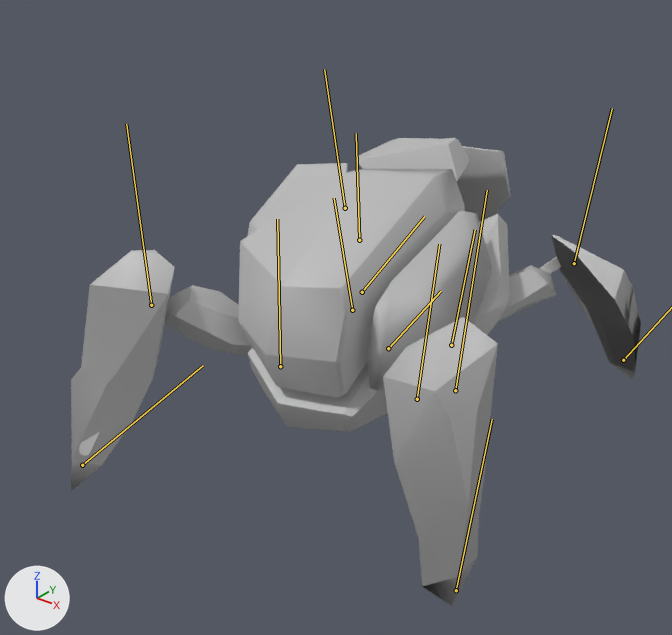
A saved change to the FBX model MayaGame/Assets/model/zako/zako.fbx.
Camera for both pictures: a 50 mm lens placed at (0.0559, -0.0827, 0.063), pointed at (-0.0036, -0.0083, 0.0169). The lights are fixed; the arrows at lower left show +X, +Y and +Z. Both versions are drawn at frame 195 of the action 'Take 001'; the numbers are the values there. The bones that bend it are drawn over the model as lines.

In view in the first picture: 'polySurface7', 'zako2:armor1', 'zako2:armor2', 'zako2:armor3', 'zako2:armor4', 'zako2:armor5', 'zako2:armor6', 'zako2:armor7', 'zako2:foot1', 'zako2:foot2', 'zako2:foot3', 'zako2:leg1', 'zako2:leg3'.
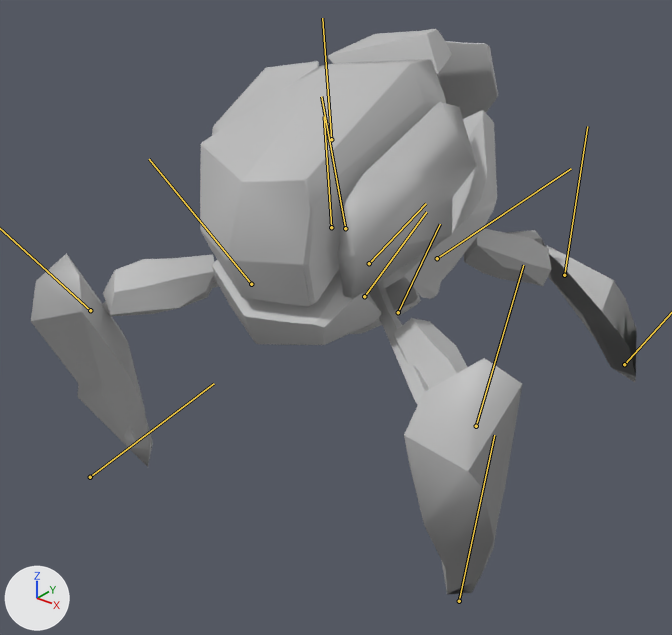
Where the change shows, as pixel boxes (x1, y1, x2, y2) in the pictures (672 x 635 px):
'zako2:armor1', posed (9% wider, 8% taller)
    before: (239, 169, 465, 398)
    after: (200, 59, 446, 307)
'zako2:foot2', posed (18% shorter)
    before: (383, 317, 498, 606)
    after: (404, 358, 522, 595)
'zako2:armor2', posed (10% wider, 9% taller)
    before: (367, 211, 492, 390)
    after: (338, 102, 476, 298)
'zako2:foot1', posed (17% wider, 11% shorter)
    before: (71, 250, 175, 491)
    after: (31, 253, 153, 467)
'zako2:armor4', posed
    before: (248, 348, 388, 432)
    after: (212, 260, 381, 345)
'zako2:leg1', posed
    before: (165, 285, 253, 356)
    after: (103, 254, 216, 316)
'zako2:armor7', posed
    before: (473, 214, 510, 335)
    after: (400, 110, 497, 299)
'zako2:foot3', posed (6% shorter)
    before: (551, 235, 641, 380)
    after: (546, 246, 637, 382)
'zako2:armor6', posed
    before: (457, 146, 511, 222)
    after: (437, 41, 498, 119)
'zako2:armor5', posed (9% wider)
    before: (356, 138, 470, 181)
    after: (328, 29, 452, 74)
'zako2:leg3', posed
    before: (498, 265, 557, 321)
    after: (464, 228, 552, 286)
'zako2:armor3', posed (7% wider)
    before: (248, 163, 348, 236)
    after: (212, 61, 319, 136)
'polySurface7', posed (6% taller)
    before: (79, 256, 597, 456)
    after: (101, 230, 597, 443)
bone 'root', root to tip
    before: (388, 348) to (441, 291)
    after: (369, 263) to (426, 203)
bone 'legLF1', root to tip
    before: (417, 399) to (439, 244)
    after: (398, 312) to (440, 224)
bone 'legLF2', root to tip
    before: (455, 390) to (487, 190)
    after: (476, 426) to (523, 265)
bone 'legRF1', root to tip
    before: (280, 366) to (277, 219)
    after: (251, 284) to (149, 159)
bone 'legRB1', root to tip
    before: (352, 310) to (334, 198)
    after: (331, 227) to (324, 116)
bone 'legRB2', root to tip
    before: (345, 208) to (324, 69)
    after: (345, 228) to (321, 96)
bone 'legLB1', root to tip
    before: (451, 345) to (475, 229)
    after: (437, 258) to (571, 168)
bone 'legLB2', root to tip
    before: (574, 263) to (612, 108)
    after: (564, 275) to (587, 126)

Diff of the bpy script that builds the scene:
```diff
--- a/MayaGame/Assets/model/zako/zako.fbx.py
+++ b/MayaGame/Assets/model/zako/zako.fbx.py
@@ bone_root @@
 bone_root = bpy.data.objects['bone'].pose.bones['root']
-bone_root.location = (-0.13, -0.04, 0.19)
-bone_root.rotation_quaternion = (1.0, 0.0, -0.029, 0.0)  # degrees (0, -3, 0)
+bone_root.location = (1.21, -0.07, 0.19)
+bone_root.rotation_quaternion = (0.999, 0.001, -0.029, -0.02)  # degrees (0, -3, -2)
@@ bone_leglf1 @@
 bone_leglf1 = bpy.data.objects['bone'].pose.bones['legLF1']  # child of 'root'
-bone_leglf1.rotation_quaternion = (0.995, -0.067, 0.07, -0.01)  # degrees (-8, 8, -2)
+bone_leglf1.rotation_quaternion = (0.916, -0.007, 0.182, -0.357)  # degrees (-9, 19, -44)
@@ bone_leglf2 @@
 bone_leglf2 = bpy.data.objects['bone'].pose.bones['legLF2']  # child of 'legLF1'
-bone_leglf2.rotation_quaternion = (0.998, 0.057, -0.037, -0.012)  # degrees (7, -4, -2)
+bone_leglf2.rotation_quaternion = (0.979, 0.127, -0.099, 0.123)  # degrees (13, -13, 13)
@@ bone_legrf1 @@
 bone_legrf1 = bpy.data.objects['bone'].pose.bones['legRF1']  # child of 'root'
-bone_legrf1.rotation_quaternion = (0.99, 0.119, 0.004, 0.074)  # degrees (14, -1, 8)
+bone_legrf1.rotation_quaternion = (0.956, 0.047, -0.134, -0.258)  # degrees (9, -13, -31)
@@ bone_legrb1 @@
 bone_legrb1 = bpy.data.objects['bone'].pose.bones['legRB1']  # child of 'root'
-bone_legrb1.rotation_quaternion = (0.995, -0.054, 0.005, 0.08)  # degrees (-6, 1, 9)
+bone_legrb1.rotation_quaternion = (0.909, -0.02, -0.028, -0.415)  # degrees (-1, -4, -49)
@@ bone_legrb2 @@
 bone_legrb2 = bpy.data.objects['bone'].pose.bones['legRB2']  # child of 'legRB1'
-bone_legrb2.rotation_quaternion = (0.995, 0.066, -0.021, -0.067)  # degrees (8, -2, -8)
+bone_legrb2.rotation_quaternion = (0.88, 0.04, -0.051, 0.471)  # degrees (1, -7, 56)
@@ bone_leglb1 @@
 bone_leglb1 = bpy.data.objects['bone'].pose.bones['legLB1']  # child of 'root'
-bone_leglb1.rotation_quaternion = (0.985, 0.164, -0.061, 0.006)  # degrees (19, -7, 0)
+bone_leglb1.rotation_quaternion = (0.878, 0.192, -0.013, -0.438)  # degrees (21, 8, -51)
@@ bone_leglb2 @@
 bone_leglb2 = bpy.data.objects['bone'].pose.bones['legLB2']  # child of 'legLB1'
-bone_leglb2.rotation_quaternion = (0.989, -0.139, 0.047, 0.031)  # degrees (-16, 6, 3)
+bone_leglb2.rotation_quaternion = (0.864, -0.069, 0.12, 0.483)  # degrees (0, 16, 58)
```
